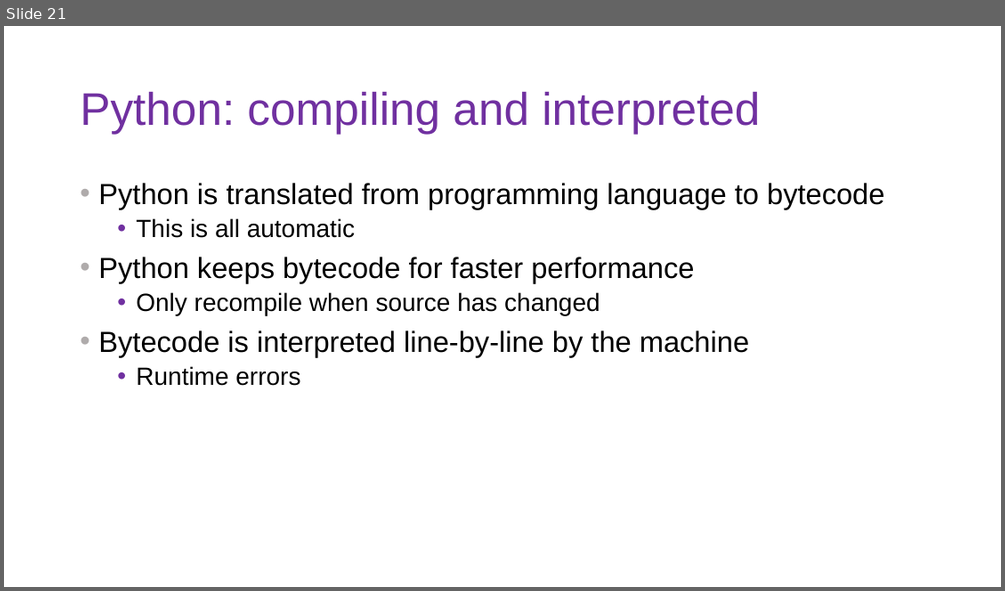
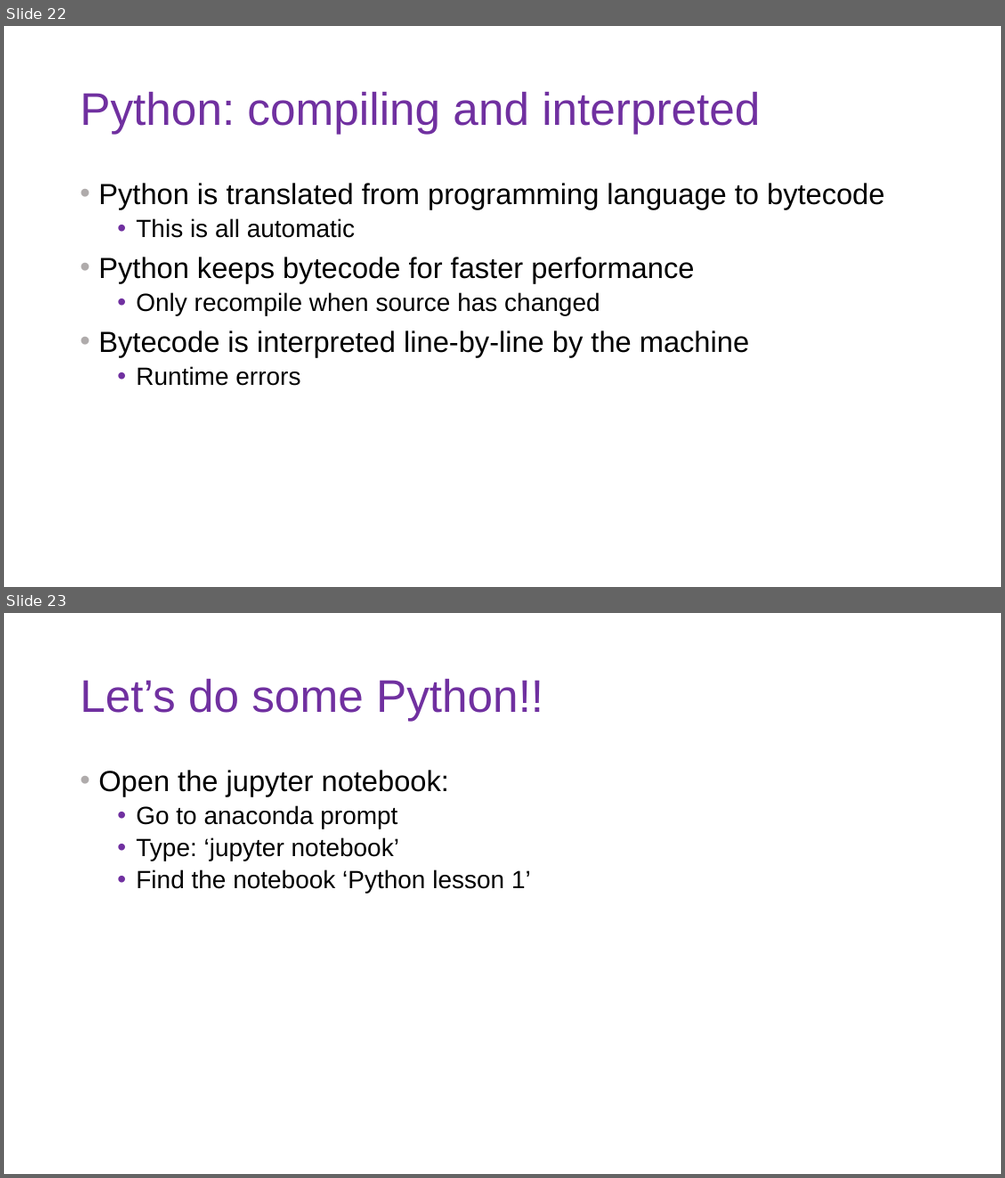
Before and after one commit to DoriMG/SN_python_course, a slide deck: lectures/1_intro_cs.pptx. Shown one above the other, each under a label of ours: slide 21 before the commit, slides 22 and 23 after it. The pictures are 1005x591 and 1005x1178 pixels, drawn with LibreOffice and Linux fonts; fonts in the diff are those of the drawing. Boxes give left, top, right and bottom in pixels: in the first picture for what was removed or moved away, otherwise in the second. Text is boxed around its words. In the diff, an @@ line names an element or a change of style, - is before the commit and + after.

```diff
--- a/lectures/1_intro_cs.pptx
+++ b/lectures/1_intro_cs.pptx
@@ slide 23 added at <box>4,613,1001,1174</box>, background #FFFFFF @@
@@ title added at <box>80,679,543,721</box>, 44 pt, text #7030A0 @@
+Let’s do some Python!!
@@ text added at <box>98,770,531,892</box>, 24 pt, text #000000 @@
+• Open the jupyter notebook:
+  • Go to anaconda prompt
+  • Type: ‘jupyter notebook’
+  • Find the notebook ‘Python lesson 1’
@@ what was slide 21 is now slide 22 @@
```
Also in this commit, not shown: 5 other slides added, 12 slides removed, 40 other files.
